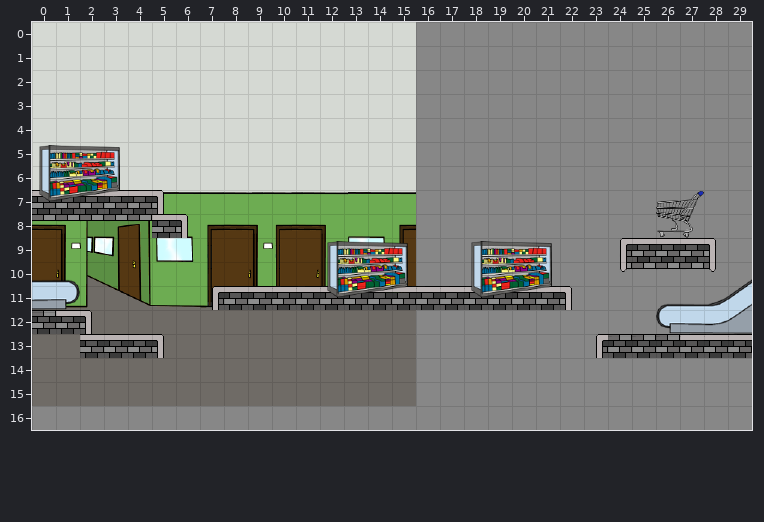
Tiled map (JSON): data/map/smarkt_kasse.json. Above: the version before the commit.
Cells are 32x32 px. Shown: x 0..29, y 0..16.
New version:
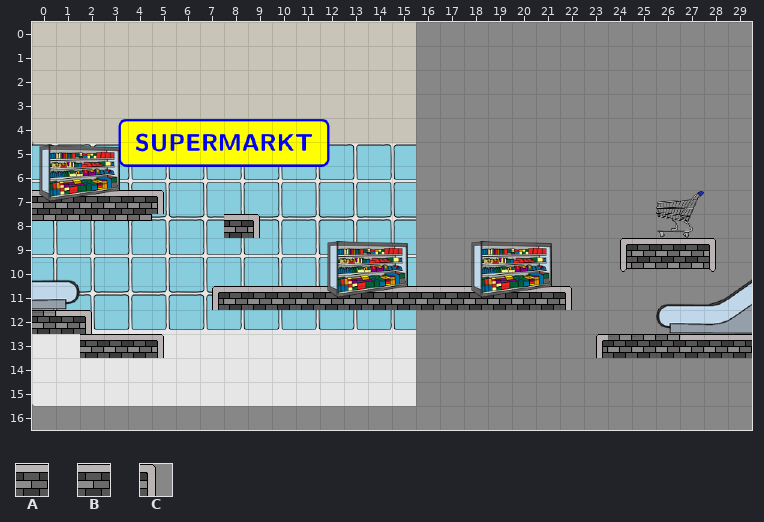
Key: from "Tileset-Supermarkt": A 2, B 3, C 4.
_ is an empty cell.
Tiles replaced or removed in this view: B, C.
Diff:
Changed rows in their new state; . is an unchanged cell.
layer "Bildebene 1" picture "HG-Immaamt_BG.png" -> "supermarkt_ohne.png"
layer "Bildebene 2" picture "HG-Immaamt_BG.png" -> "supermarkt.png"
Layer "ForderBackgound":
first column x 5:
 8 __.AC
